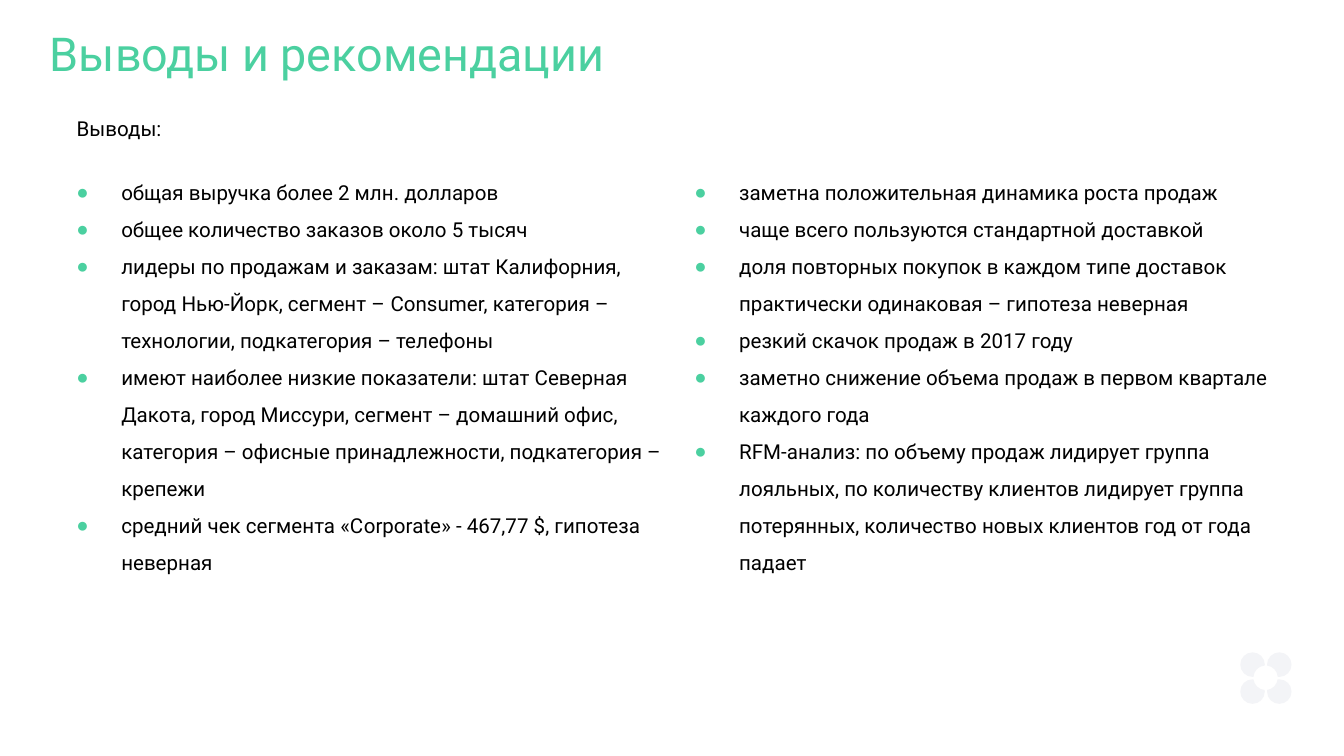
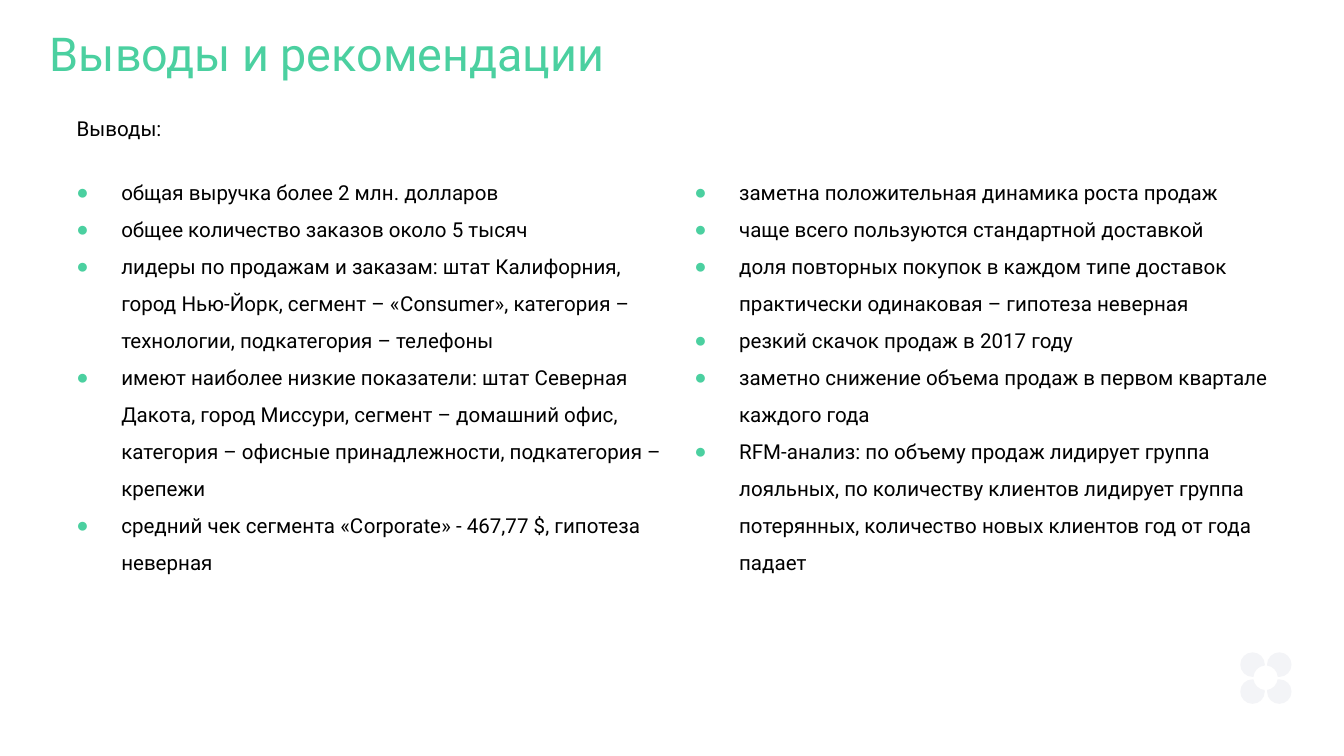
Before and after one commit to MukaevaGera/portfolio_projects, a slide deck: slide 9 of Мукаева_Дипломная работа.pptx (slide 10 before the commit). Drawn at 1344x756 pixels with LibreOffice and Linux fonts; fonts in the diff are those of the drawing. Boxes give left, top, right and bottom in pixels: in the first picture for what was removed or moved away, otherwise in the second. Text is boxed around its words. In the diff, an @@ line names an element or a change of style, - is before the commit and + after.

```diff
--- a/Мукаева_Дипломная работа.pptx
+++ b/Мукаева_Дипломная работа.pptx
@@ text at [121, 258, 620, 353]: text changed @@
-● лидеры по продажам и заказам: штат Калифорния, город Нью-Йорк, сегмент – Consumer, категория – технологии, подкатегория – телефоны
+● лидеры по продажам и заказам: штат Калифорния, город Нью-Йорк, сегмент – «Consumer», категория – технологии, подкатегория – телефоны
```
Also in this commit, not shown: 2 other slides changed, 3 slides added, 4 slides removed, 1 other file.
